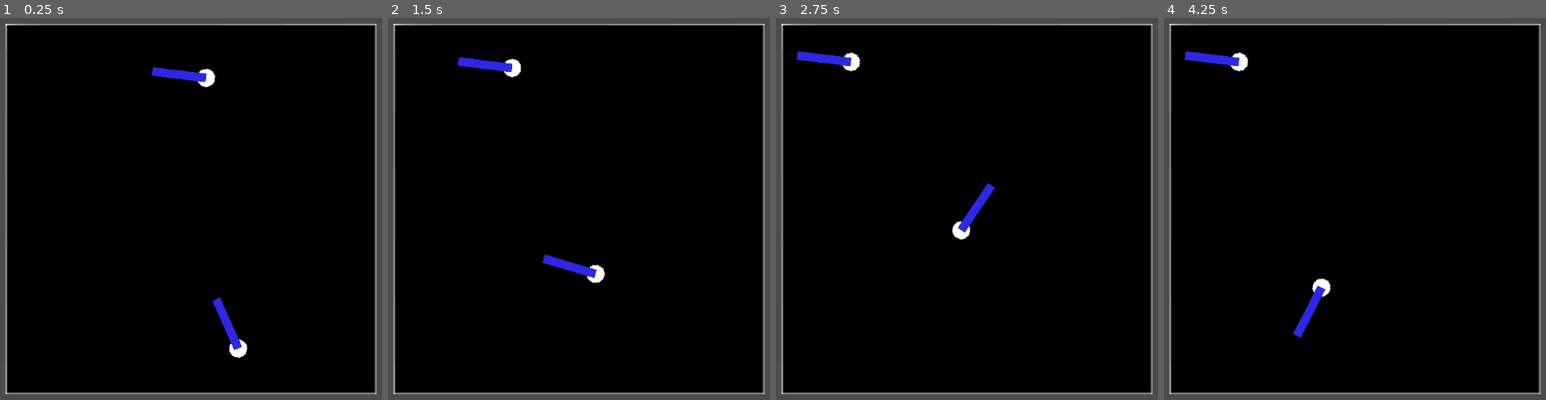
Above: before the commit, frames 1-4 (left to right).
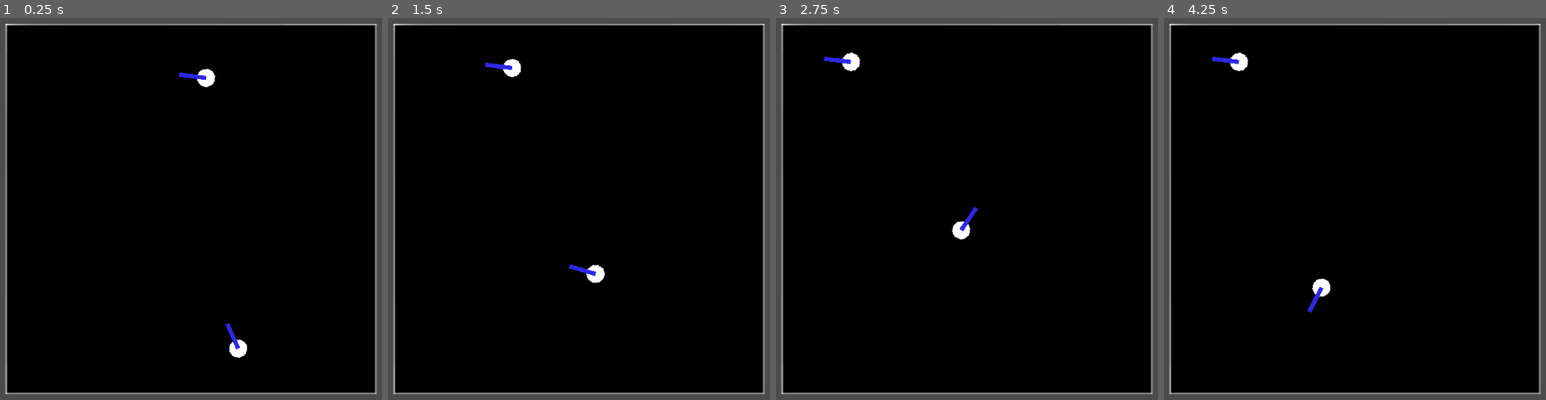
Above: after the commit, the same moments.

Repository: sisipun/CybersportManager
Game: Godot game, scene res://script/ui.tscn
Same seed, same stepped clock (60 frames per second), same inputs: the game is played once before the commit and once after it.
Inputs (mouse positions are in pixels of both pictures, inside the frame that each line leads up to):
- Up to frame 1 (0.25 s): no input
- Up to frame 2 (1.5 s): click (579, 209) at 0.67 s; move the mouse to (445, 228) at 1.27 s; click (445, 228) at 1.42 s
- Up to frame 3 (2.75 s): move the mouse to (1035, 121) at 2.02 s; click (1035, 121) at 2.17 s
- Up to frame 4 (4.25 s): move the mouse to (1320, 289) at 2.77 s; click (1320, 289) at 2.92 s; move the mouse to (outside the picture) at 3.52 s; click (outside the picture) at 3.67 s

The runs differ from the first frame. In frame 1, 0.5% of the frame differs, in the area x 39-64%, y 12-87%; in frame 2, 0.5%; in frame 3, 0.6%, in the area x 5-58%, y 8-57%; in frame 4, 0.6%.

Commit message:
Weapon rate of fire

Diff:
--- a/game/script/base/match/map/base_map.gd
+++ b/game/script/base/match/map/base_map.gd
@@ -13,7 +13,7 @@
 
 	var team_players: Array = players[player.team]
 	var player_position: Vector2 = get_starting_position(player)
-	player.global_position = player_position
+	player.position = player_position
 	navigation.add_child(player)
 	team_players.append(player)
 
--- a/game/script/base/match/player/base_player.gd
+++ b/game/script/base/match/player/base_player.gd
@@ -36,6 +36,10 @@
 	rotation = _velocity.angle()
 
 
+func to_map_coordinates(global_position: Vector2) -> Vector2:
+	return get_parent().to_local(global_position)
+
+
 func move_to(target: Vector2) -> void:
 	navigation_agent.set_target_location(target)
 
--- a/game/script/tactical_fps/match/player/tactical_fps_player.gd
+++ b/game/script/tactical_fps/match/player/tactical_fps_player.gd
@@ -20,12 +20,12 @@
 
 	stop()
 	_enemy = enemy
-	shoot()
 
 
 func _physics_process(delta: float) -> void:
 	if _enemy:
 		.rotate_to(delta, _enemy.position)
+		shoot()
 
 
 func shoot() -> void:
--- a/game/script/tactical_fps/match/weapon/instance/tactica_fps_weapon_ak47.tscn
+++ b/game/script/tactical_fps/match/weapon/instance/tactica_fps_weapon_ak47.tscn
@@ -4,6 +4,7 @@
 [ext_resource path="res://asset/sprite/weapon.png" type="Texture" id=2]
 
 [node name="Weapon" instance=ExtResource( 1 )]
+scale = Vector2( 0.5, 0.5 )
 texture = ExtResource( 2 )
 
 [node name="BulletSpawnPoint" parent="." index="0"]
--- a/game/script/tactical_fps/match/weapon/tactical_fps_weapon.gd
+++ b/game/script/tactical_fps/match/weapon/tactical_fps_weapon.gd
@@ -4,25 +4,49 @@
 
 export (NodePath) onready var _bullet_spawn_point = get_node(_bullet_spawn_point) as Node2D
 export (NodePath) onready var _player_attach_point = get_node(_player_attach_point) as Node2D
+export (NodePath) onready var _bullet_spawn_timer = get_node(_bullet_spawn_timer) as Timer
 
 export (PackedScene) var _bullet_scene: PackedScene = null
 
 export (float) var _bullet_power: float = 30.0
 export (float) var _bullet_speed: float = 30.0
+export (float) var _rate_of_fire: float = 60.0
 
 var player: BasePlayer = null
+var can_shoot: bool = true
+
+
+func _ready() -> void:
+	_bullet_spawn_timer.wait_time = 60.0 / _rate_of_fire
+	_bullet_spawn_timer.one_shot = true
+	_bullet_spawn_timer.connect("timeout", self, "_on_bullet_spawn_timer_timeout")
 
 
 func init(_player: BasePlayer) -> void:
 	self.player = _player
-	self.position = -_player_attach_point.position
+	self.position = -player.to_local(_player_attach_point.global_position)
 
 
 func shoot() -> void:
+	if !can_shoot:
+		return
+
 	var bullet = _bullet_scene.instance()
 	player.get_parent().add_child(bullet)
-	bullet.init(self, player.get_parent().to_local(_bullet_spawn_point.global_position), forward(), _bullet_power, _bullet_speed)
+	bullet.init(
+		self,
+		player.to_map_coordinates(_bullet_spawn_point.global_position),
+		forward(),
+		_bullet_power,
+		_bullet_speed
+	)
+	can_shoot = false
+	_bullet_spawn_timer.start()
 
 
 func forward() -> Vector2:
 	return player.transform.x
+
+
+func _on_bullet_spawn_timer_timeout() -> void:
+	can_shoot = true
--- a/game/script/tactical_fps/match/weapon/tactical_fps_weapon.tscn
+++ b/game/script/tactical_fps/match/weapon/tactical_fps_weapon.tscn
@@ -7,8 +7,11 @@
 script = ExtResource( 1 )
 _bullet_spawn_point = NodePath("BulletSpawnPoint")
 _player_attach_point = NodePath("PlayerAttachPoint")
+_bullet_spawn_timer = NodePath("BulletSpawnTimer")
 _bullet_scene = ExtResource( 2 )
 
 [node name="BulletSpawnPoint" type="Node2D" parent="."]
 
 [node name="PlayerAttachPoint" type="Node2D" parent="."]
+
+[node name="BulletSpawnTimer" type="Timer" parent="."]
